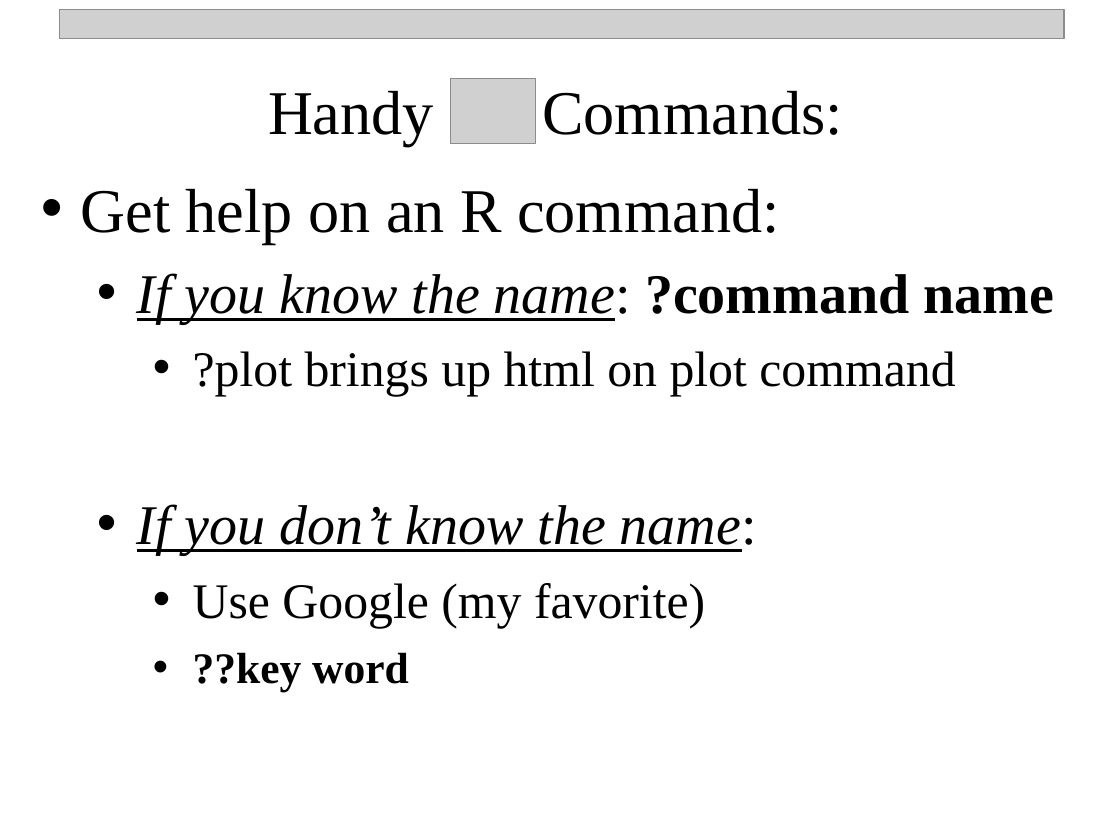
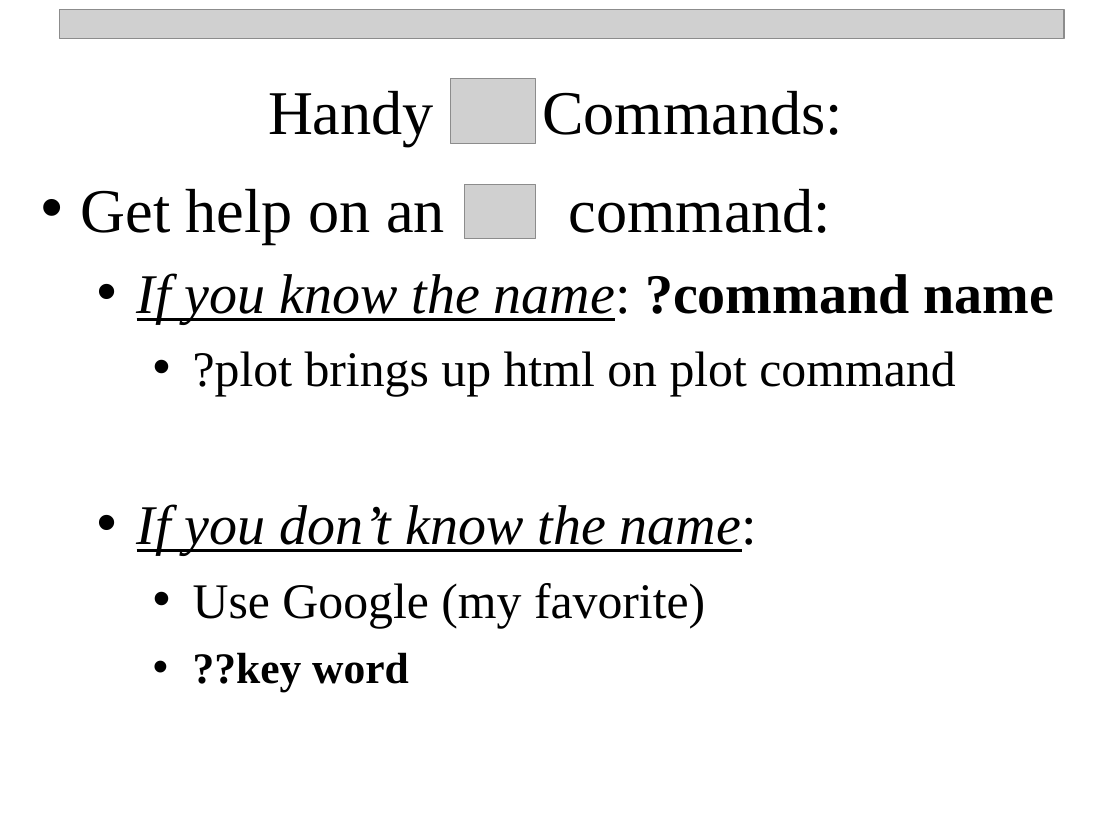
Before and after one commit to npetraco/workshop21, a slide deck: slide 7 of notes/day_1.pptx. Drawn at 1120x840 pixels with LibreOffice and Linux fonts; fonts in the diff are those of the drawing; grey boxes stand for pictures. Boxes give left, top, right and bottom in pixels: in the first picture for what was removed or moved away, otherwise in the second. Text is boxed around its words. In the diff, an @@ line names an element or a change of style, - is before the commit and + after.

```diff
--- a/notes/day_1.pptx
+++ b/notes/day_1.pptx
@@ text at [81,188,831,244]: text changed @@
-• Get help on an R command:
+• Get help on an command:
@@ picture added at [465,185,535,239] @@
```
Also in this commit, not shown: 8 other slides changed, 4 other files.
